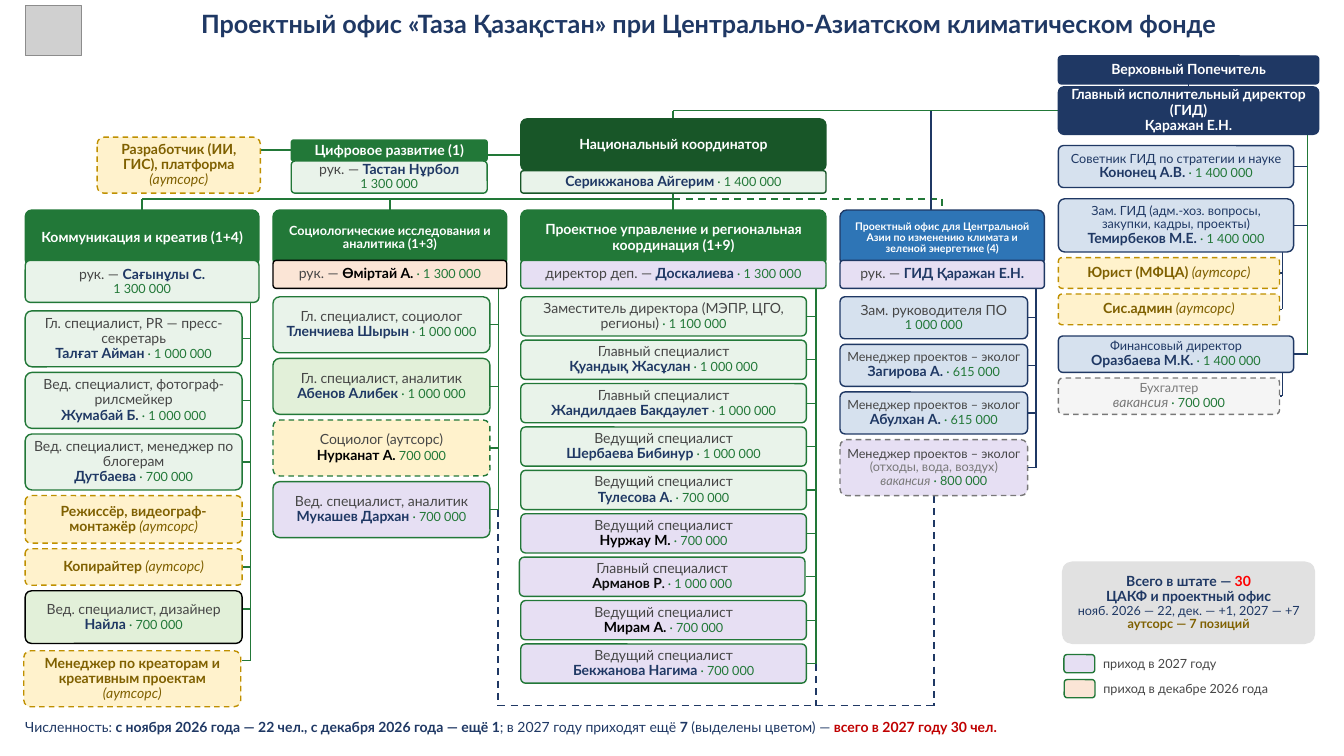
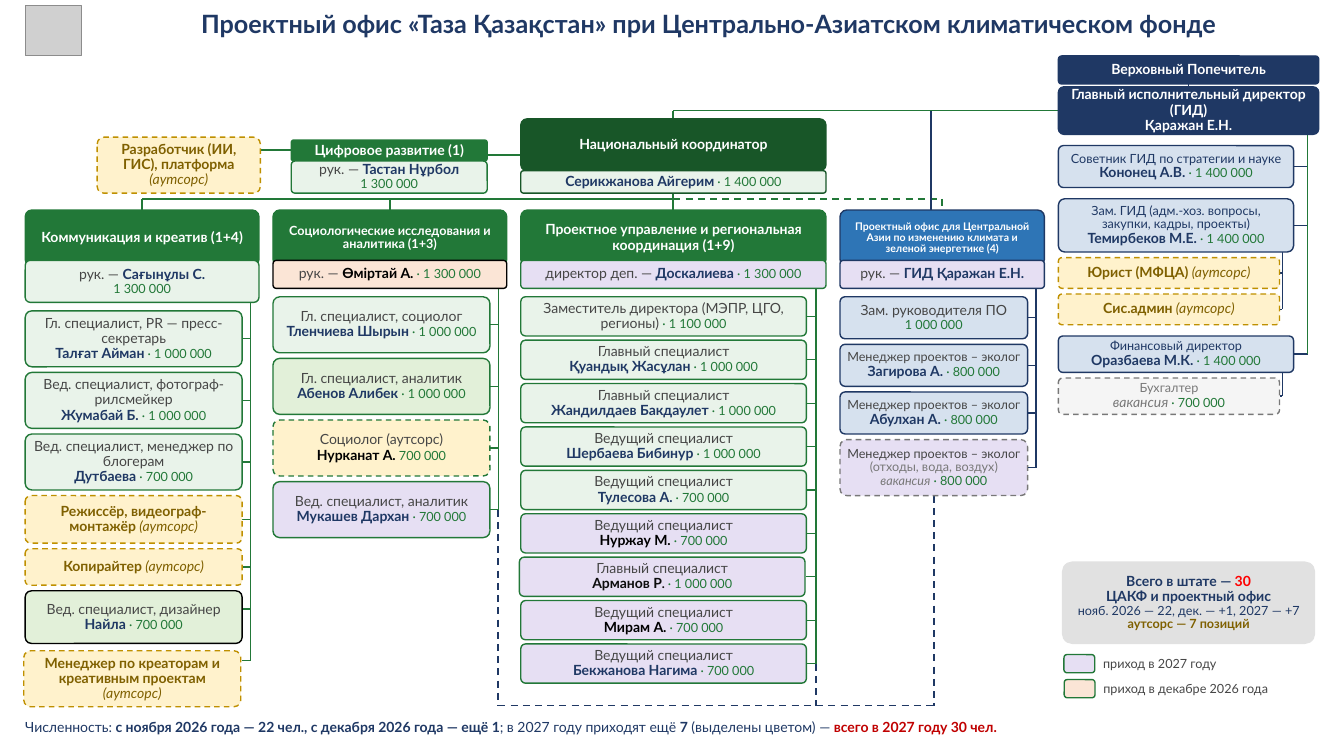
Before and after one commit to murat01042014/obsidian-vault, a slide deck: slide 1 of TAZA/_документы/Структура ЦАКФ и проектного офиса ТК – от Айгерим 20.10.pptx. Drawn at 1344x756 pixels with LibreOffice and Linux fonts; fonts in the diff are those of the drawing; grey boxes stand for pictures. Boxes give left, top, right and bottom in pixels: in the first picture for what was removed or moved away, otherwise in the second. Text is boxed around its words. In the diff, an @@ line names an element or a change of style, - is before the commit and + after.

```diff
--- a/TAZA/_документы/Структура ЦАКФ и проектного офиса ТК – от Айгерим 20.10.pptx
+++ b/TAZA/_документы/Структура ЦАКФ и проектного офиса ТК – от Айгерим 20.10.pptx
@@ text in rounded rectangle at [868, 366, 1000, 379]: text changed @@
-Загирова А. · 615 000
+Загирова А. · 800 000
@@ text in rounded rectangle at [870, 414, 998, 427]: text changed @@
-Абулхан А. · 615 000
+Абулхан А. · 800 000
```
Also in this commit, not shown: 5 other files.
